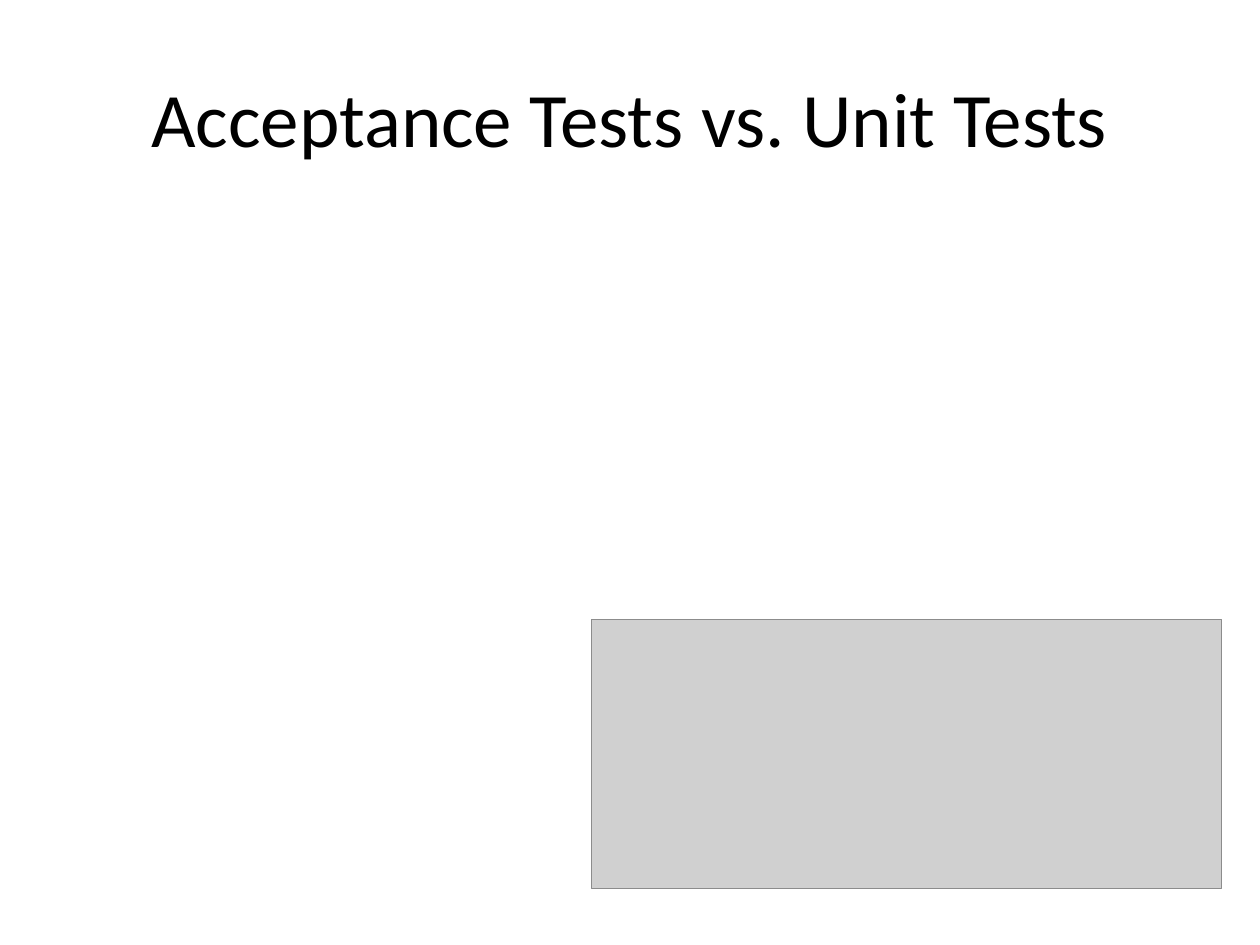
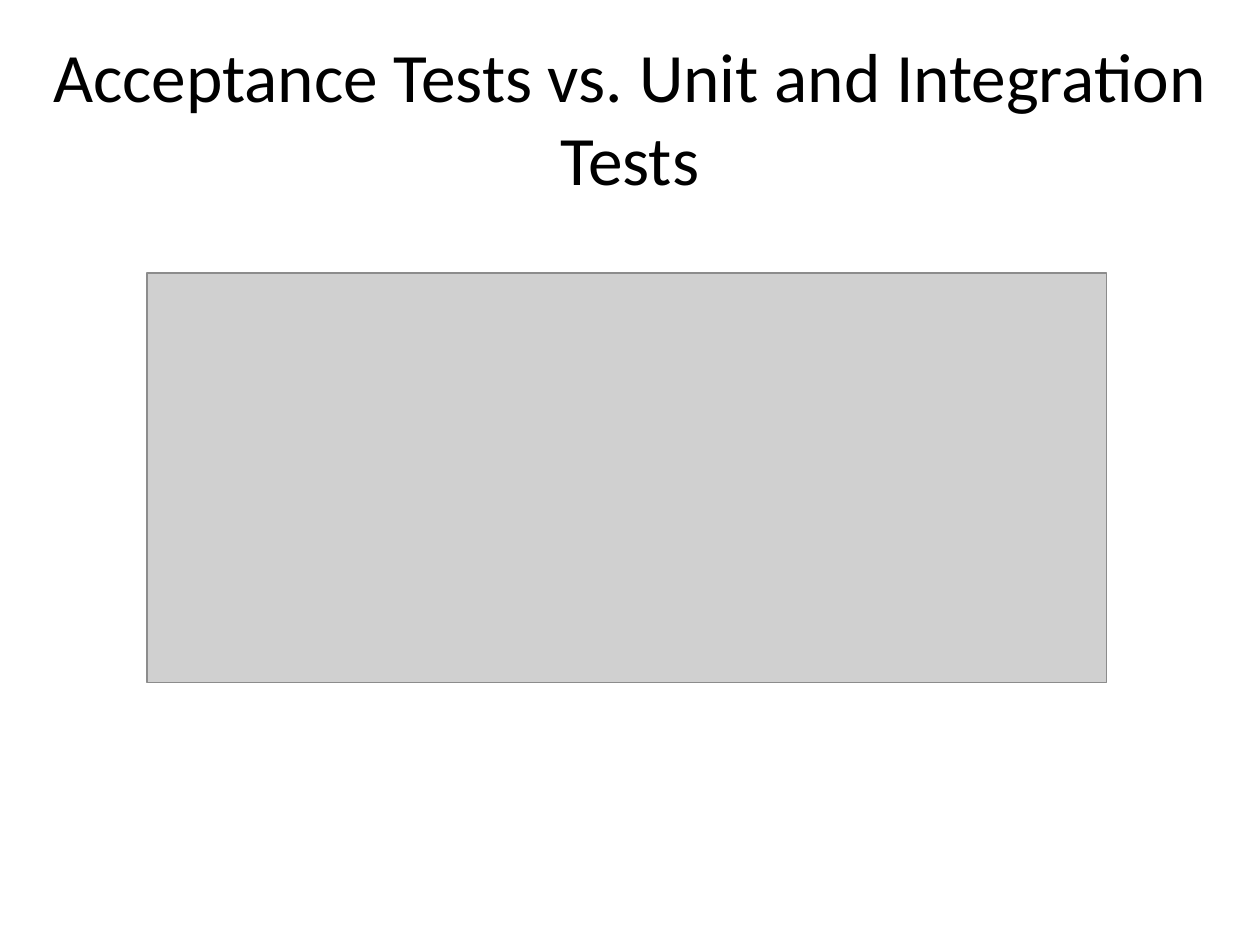
Before and after one commit to shawnewallace/Katas, a slide deck: slide 3 of Presentations/BDD Lunch & Learn.pptx. Drawn at 1260x945 pixels with LibreOffice and Linux fonts; fonts in the diff are those of the drawing; grey boxes stand for pictures. Boxes give left, top, right and bottom in pixels: in the first picture for what was removed or moved away, otherwise in the second. Text is boxed around its words. In the diff, an @@ line names an element or a change of style, - is before the commit and + after.

```diff
--- a/Presentations/BDD Lunch & Learn.pptx
+++ b/Presentations/BDD Lunch & Learn.pptx
@@ title at box(53, 54, 1205, 186): text changed; size 44 to 39.6 pt @@
-Acceptance Tests vs. Unit Tests
+Acceptance Tests vs. Unit and Integration Tests
@@ picture: place and size @@
-picture at box(591, 620, 1222, 890)
+picture at box(147, 273, 1108, 683)
```
Also in this commit, not shown: 1 other slide changed, 1 slide added, 1 slide removed.
